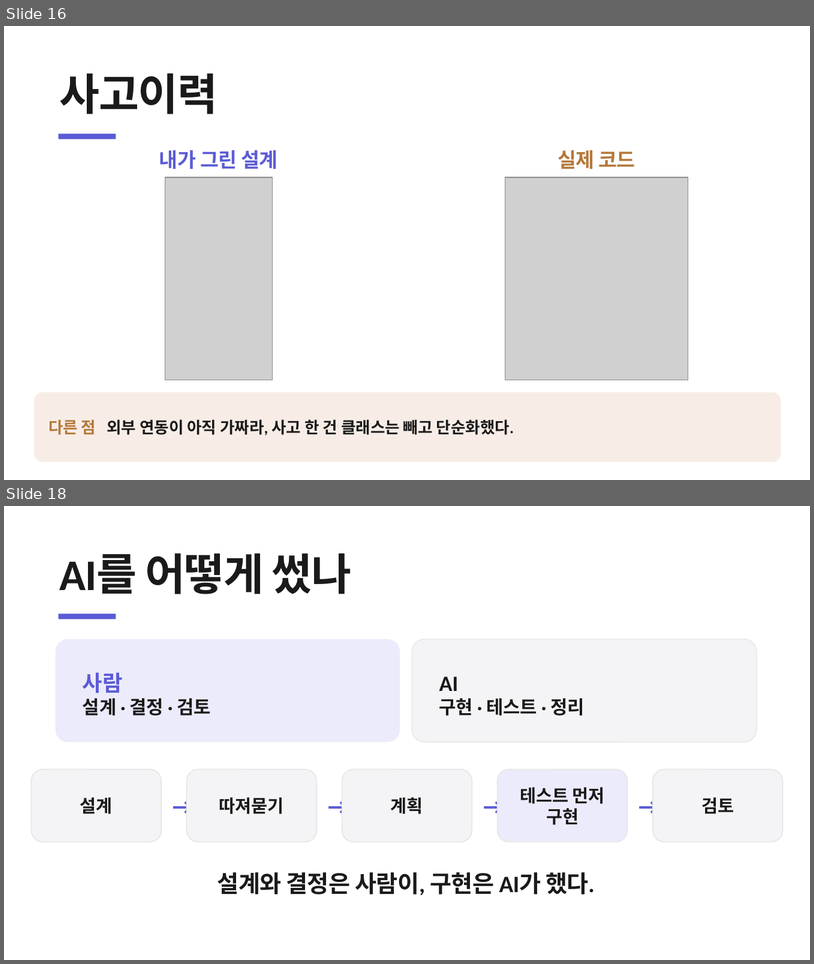
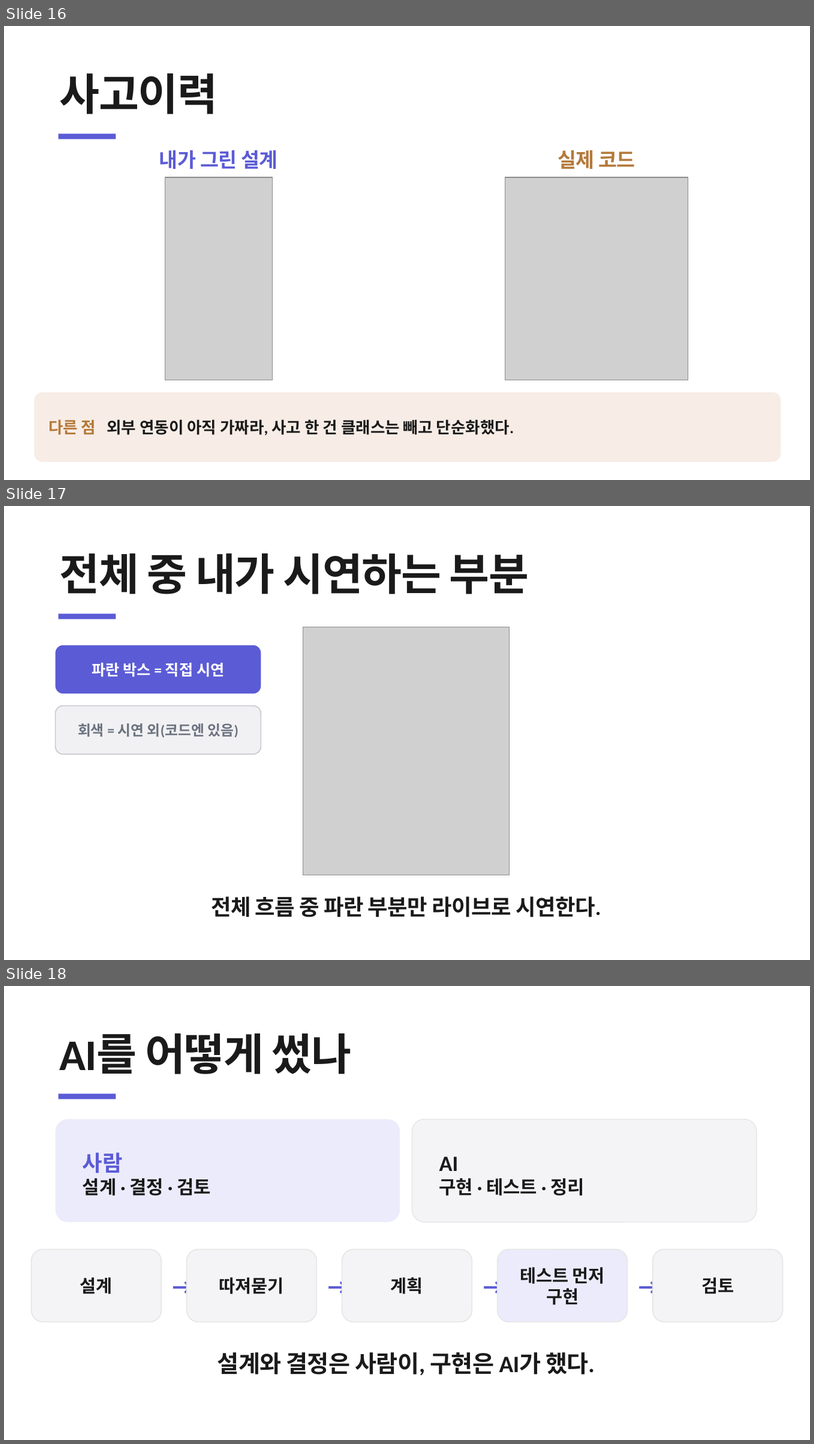
Before and after one commit to heyoonyoon/distributed-programming, a slide deck: docs/presentation/보험발표-figma.pptx. Shown one above the other, each under a label of ours: slides 16 and 18 before the commit, slides 16, 17 and 18 after it; the slides between them are not shown. The pictures are 814x964 and 814x1444 pixels, drawn with LibreOffice and Linux fonts; fonts in the diff are those of the drawing; grey boxes stand for pictures. Boxes give left, top, right and bottom in pixels: in the first picture for what was removed or moved away, otherwise in the second. Text is boxed around its words. In the diff, an @@ line names an element or a change of style, - is before the commit and + after.

```diff
--- a/docs/presentation/보험발표-figma.pptx
+++ b/docs/presentation/보험발표-figma.pptx
@@ slide 17 added at (x1=4, y1=506, x2=810, y2=960), background #FFFFFF @@
@@ text added at (x1=60, y1=553, x2=530, y2=594), 52 pt, text #1A1A1A, bold @@
+전체 중 내가 시연하는 부분
@@ rectangle added at (x1=59, y1=613, x2=116, y2=619), fill #5B5BD6 @@
@@ picture added at (x1=303, y1=627, x2=509, y2=875) @@
@@ rounded rectangle added at (x1=56, y1=645, x2=261, y2=694), fill #5B5BD6, 18 pt, text #FFFFFF, bold @@
+파란 박스 = 직접 시연
@@ rounded rectangle added at (x1=56, y1=706, x2=261, y2=754), fill #F1F1F3, outline #C9C9CF 1.2 pt, 17 pt, text #6B7280, bold @@
+회색 = 시연 외(코드엔 있음)
@@ text added at (x1=211, y1=896, x2=601, y2=917), 26 pt, text #1A1A1A, bold @@
+전체 흐름 중 파란 부분만 라이브로 시연한다.
```
Also in this commit, not shown: 1 slide removed, 3 other files.
